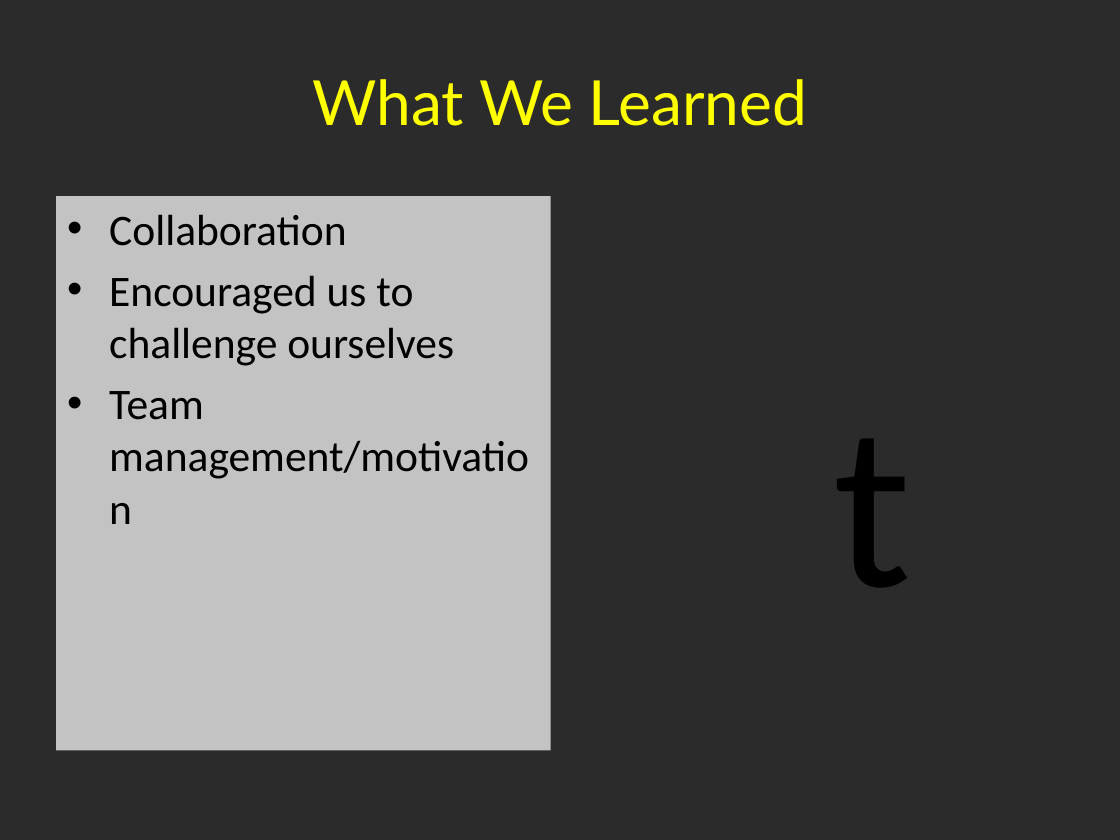
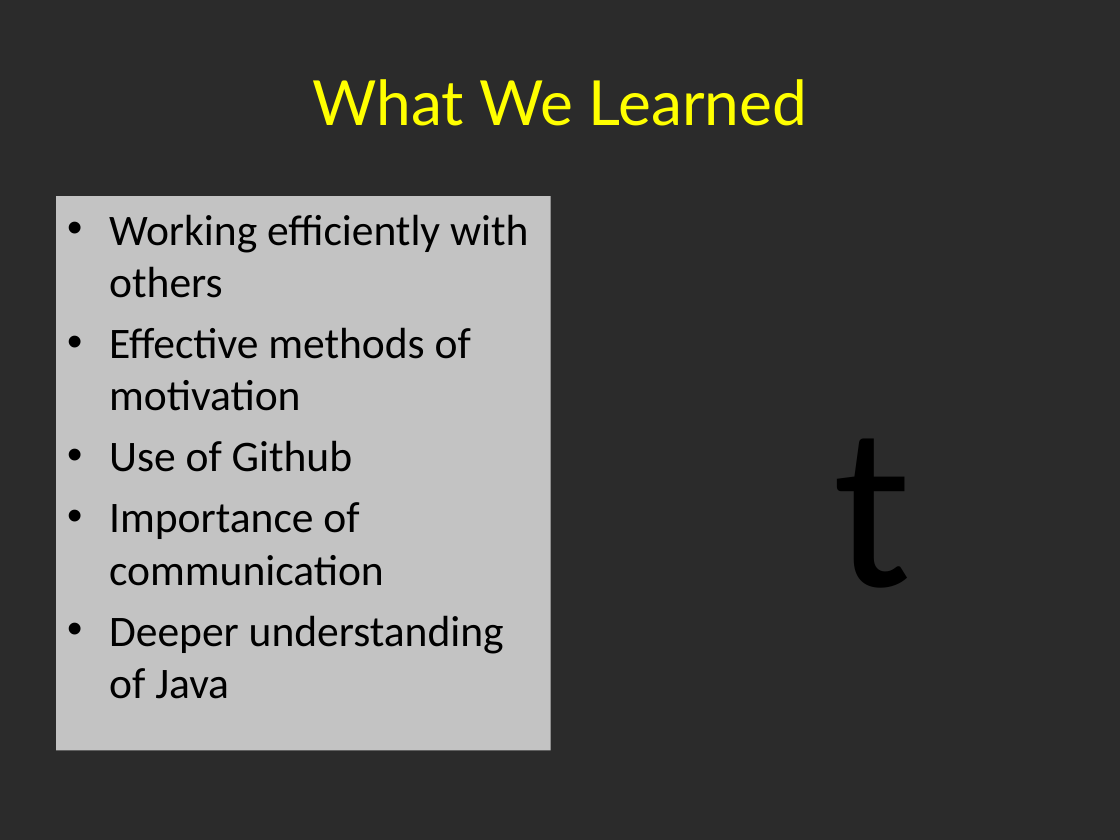
Before and after one commit to shalynnho/pokemonfactory, a slide deck: slide 6 of FactoryPresentation.pptx (slide 5 before the commit). Drawn at 1120x840 pixels with LibreOffice and Linux fonts; fonts in the diff are those of the drawing; background and template pictures are left out; a plain dark background stands for a picture behind light text. Boxes give left, top, right and bottom in pixels: in the first picture for what was removed or moved away, otherwise in the second. Text is boxed around its words. In the diff, an @@ line names an element or a change of style, - is before the commit and + after.

```diff
--- a/FactoryPresentation.pptx
+++ b/FactoryPresentation.pptx
@@ text at bbox=[109, 214, 529, 699]: text changed @@
-• Collaboration
-• Encouraged us to challenge ourselves
-• Team management/motivation
+• Working efficiently with others
+• Effective methods of motivation
+• Use of Github
+• Importance of communication
+• Deeper understanding of Java
```
Also in this commit, not shown: 6 other slides changed.
